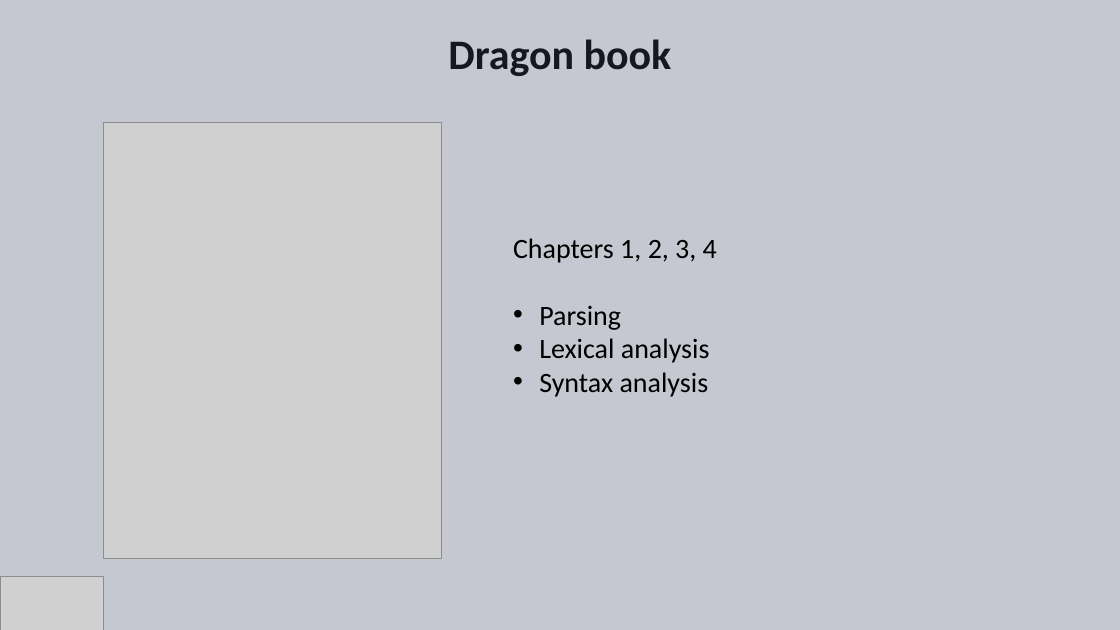
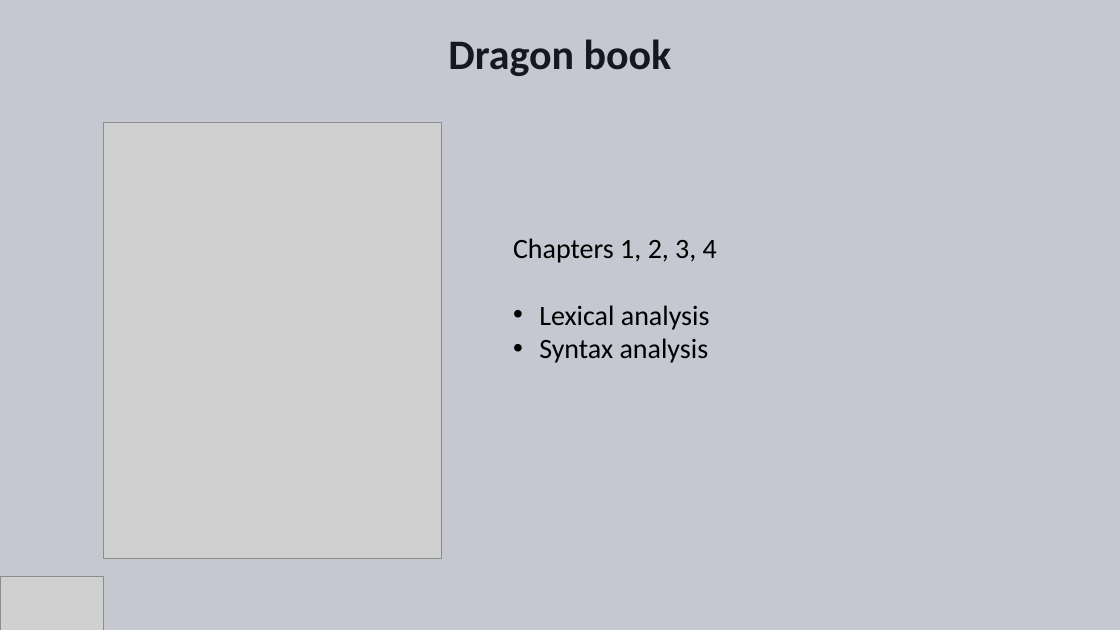
Before and after one commit to Ungerfall/ungerfall.github.io, a slide deck: slide 3 of presentation/antlr/antlr.pptx. Drawn at 1120x630 pixels with LibreOffice and Linux fonts; fonts in the diff are those of the drawing; grey boxes stand for pictures; background and template pictures are left out. Boxes give left, top, right and bottom in pixels: in the first picture for what was removed or moved away, otherwise in the second. Text is boxed around its words. In the diff, an @@ line names an element or a change of style, - is before the commit and + after.

```diff
--- a/presentation/antlr/antlr.pptx
+++ b/presentation/antlr/antlr.pptx
@@ text at bbox=[539, 306, 621, 330]: paragraph removed @@
-• Parsing
```
Also in this commit, not shown: 2 other slides changed, 14 slides added, 6 slides removed.
